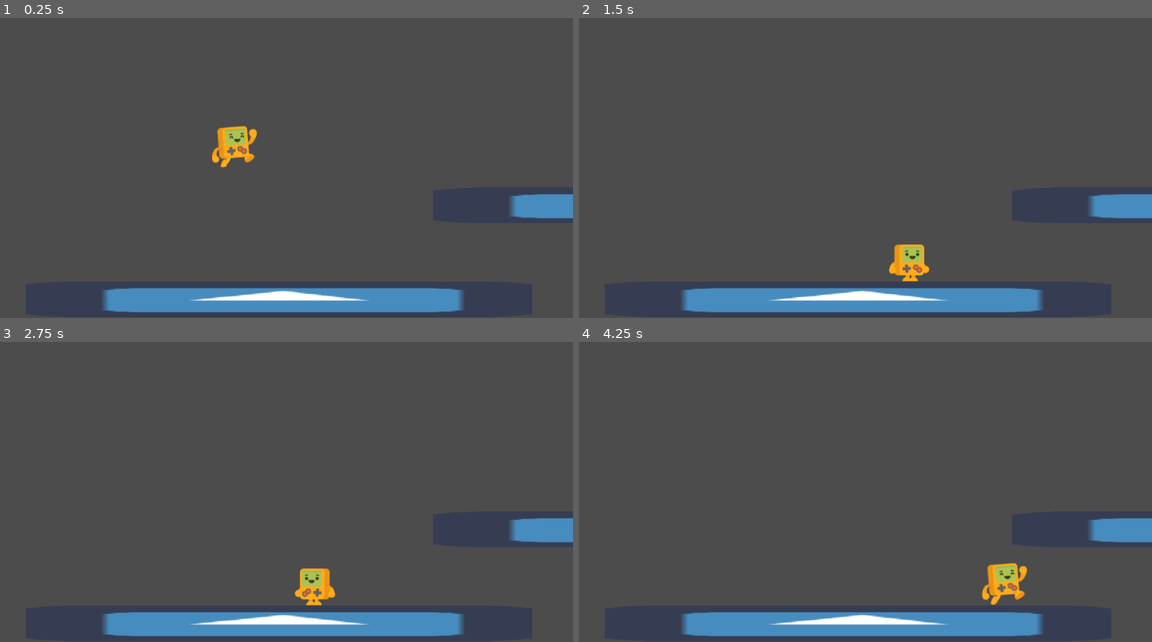
Above: before the commit, frames 1-4 (two rows, left to right).
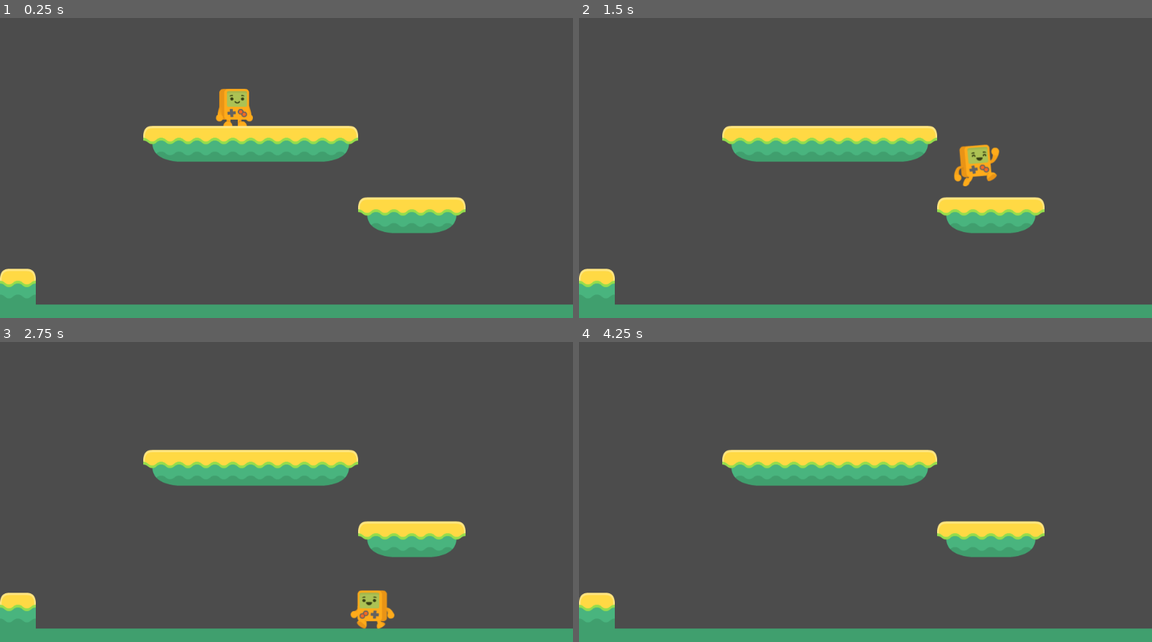
Above: after the commit, the same moments.

Repository: jor-el-swe/PlatformerTutorial
Game: Godot game, scene res://Level1.tscn
Same seed, same stepped clock (60 frames per second), same inputs: the game is played once before the commit and once after it. The project has no main scene, so this scene is started directly. The engine's default icon, where the game draws it, is replaced by a stand-in: a white triangle on a blue panel in a dark square.
Inputs:
- Up to frame 1 (0.25 s): no input
- Up to frame 2 (1.5 s): hold Right (right) from 0.53 s (still down); tap Space (jump) at 0.77 s
- Up to frame 3 (2.75 s): tap Space (jump) at 1.52 s; release Right (right) at 2.03 s; hold Left (left) from 2.03 s (still down)
- Up to frame 4 (4.25 s): release Left (left) at 2.78 s; hold Right (right) from 2.78 s (still down); tap Space (jump) at 3.02, 3.77 s

The runs differ from the first frame. In frame 1, 16% of the frame differs, in the area x 0-100%, y 23-100%; in frame 2, 17%, in the area x 0-100%, y 35-100%; in frame 3, 17%; in frame 4, 16%.

Commit message:
adds tilemap and tiles

Diff:
--- a/Attila.gd
+++ b/Attila.gd
@@ -2,7 +2,7 @@
 
 var velocity = Vector2(0,0)
 
-const SPEED = 180
+const SPEED = 300
 const JUMP_SPEED = -700
 const GRAVITY = 30
 const REDUCED_GRAVITY = -10
--- a/Level1.tscn
+++ b/Level1.tscn
@@ -1,40 +1,14 @@
-[gd_scene load_steps=4 format=2]
+[gd_scene load_steps=3 format=2]
 
-[ext_resource path="res://icon.png" type="Texture" id=1]
+[ext_resource path="res://world_tileset.tres" type="TileSet" id=1]
 [ext_resource path="res://Attila.tscn" type="PackedScene" id=2]
-
-[sub_resource type="RectangleShape2D" id=1]
-extents = Vector2( 230.367, 31.9624 )
 
 [node name="Level1" type="Node2D"]
 
-[node name="floor1" type="StaticBody2D" parent="."]
-position = Vector2( 498.903, 566.612 )
-scale = Vector2( 1.96, 1 )
-__meta__ = {
-"_edit_group_": true
-}
-
-[node name="Sprite" type="Sprite" parent="floor1"]
-scale = Vector2( 7.21535, 1 )
-texture = ExtResource( 1 )
-
-[node name="CollisionShape2D" type="CollisionShape2D" parent="floor1"]
-shape = SubResource( 1 )
-
-[node name="floor2" type="StaticBody2D" parent="."]
-position = Vector2( 1226.39, 398.422 )
-scale = Vector2( 1.96, 1 )
-__meta__ = {
-"_edit_group_": true
-}
-
-[node name="Sprite" type="Sprite" parent="floor2"]
-scale = Vector2( 7.21535, 1 )
-texture = ExtResource( 1 )
-
-[node name="CollisionShape2D" type="CollisionShape2D" parent="floor2"]
-shape = SubResource( 1 )
+[node name="TileMap" type="TileMap" parent="."]
+tile_set = ExtResource( 1 )
+format = 1
+tile_data = PoolIntArray( 262148, 5, 0, 262149, 2, 0, 262150, 2, 0, 262151, 2, 0, 262152, 2, 0, 262153, 6, 0, 393226, 5, 0, 393227, 2, 0, 393228, 6, 0, 524288, 4, 0, 589824, 0, 0, 589825, 0, 0, 589826, 0, 0, 589827, 0, 0, 589828, 0, 0, 589829, 0, 0, 589830, 0, 0, 589831, 0, 0, 589832, 0, 0, 589833, 0, 0, 589834, 0, 0, 589835, 0, 0, 589836, 0, 0, 589837, 0, 0, 589838, 0, 0, 589839, 0, 0 )
 
 [node name="Attila" parent="." instance=ExtResource( 2 )]
 position = Vector2( 418.977, 113.254 )
--- /dev/null
+++ b/world_tileset.tres
@@ -0,0 +1,179 @@
+[gd_resource type="TileSet" load_steps=15 format=2]
+
+[ext_resource path="res://Assets/WorldTiles/tileYellow_04.png" type="Texture" id=1]
+[ext_resource path="res://Assets/WorldTiles/tileYellow_05.png" type="Texture" id=2]
+[ext_resource path="res://Assets/WorldTiles/tileYellow_08.png" type="Texture" id=3]
+[ext_resource path="res://Assets/WorldTiles/tileYellow_06.png" type="Texture" id=4]
+[ext_resource path="res://Assets/WorldTiles/tileYellow_07.png" type="Texture" id=5]
+[ext_resource path="res://Assets/WorldTiles/tileYellow_16.png" type="Texture" id=6]
+[ext_resource path="res://Assets/WorldTiles/tileYellow_17.png" type="Texture" id=7]
+
+[sub_resource type="ConvexPolygonShape2D" id=1]
+points = PoolVector2Array( 64, 64, 0, 64, 0, 0, 64, 0 )
+
+[sub_resource type="ConvexPolygonShape2D" id=2]
+points = PoolVector2Array( 64, 64, 0, 64, 0, 0, 64, 0 )
+
+[sub_resource type="ConvexPolygonShape2D" id=3]
+points = PoolVector2Array( 64, 0, 0, 0, 0, 64, 64, 64 )
+
+[sub_resource type="ConvexPolygonShape2D" id=4]
+points = PoolVector2Array( 64, 64, 0, 64, 0, 0, 64, 0 )
+
+[sub_resource type="ConvexPolygonShape2D" id=5]
+points = PoolVector2Array( 64, 64, 0, 64, 0, 0, 64, 0 )
+
+[sub_resource type="ConvexPolygonShape2D" id=6]
+points = PoolVector2Array( 0, 0, 0, 0, 0, 0, 64, 0, 64, 64, 48, 64, 0, 32 )
+
+[sub_resource type="ConvexPolygonShape2D" id=7]
+points = PoolVector2Array( 0, 0, 0, 0, 64, 0, 64, 32, 48, 32, 16, 64, 0, 64 )
+
+[resource]
+0/name = "tileYellow_04.png 0"
+0/texture = ExtResource( 1 )
+0/tex_offset = Vector2( 0, 0 )
+0/modulate = Color( 1, 1, 1, 1 )
+0/region = Rect2( 0, 0, 64, 64 )
+0/tile_mode = 0
+0/occluder_offset = Vector2( 0, 0 )
+0/navigation_offset = Vector2( 0, 0 )
+0/shape_offset = Vector2( 0, 0 )
+0/shape_transform = Transform2D( 1, 0, 0, 1, 0, 0 )
+0/shape = SubResource( 1 )
+0/shape_one_way = false
+0/shape_one_way_margin = 1.0
+0/shapes = [ {
+"autotile_coord": Vector2( 0, 0 ),
+"one_way": false,
+"one_way_margin": 1.0,
+"shape": SubResource( 1 ),
+"shape_transform": Transform2D( 1, 0, 0, 1, 0, 0 )
+} ]
+0/z_index = 0
+1/name = "tileYellow_05.png 1"
+1/texture = ExtResource( 2 )
+1/tex_offset = Vector2( 0, 0 )
+1/modulate = Color( 1, 1, 1, 1 )
+1/region = Rect2( 0, 0, 64, 64 )
+1/tile_mode = 0
+1/occluder_offset = Vector2( 0, 0 )
+1/navigation_offset = Vector2( 0, 0 )
+1/shape_offset = Vector2( 0, 0 )
+1/shape_transform = Transform2D( 1, 0, 0, 1, 0, 0 )
+1/shape = SubResource( 2 )
+1/shape_one_way = false
+1/shape_one_way_margin = 1.0
+1/shapes = [ {
+"autotile_coord": Vector2( 0, 0 ),
+"one_way": false,
+"one_way_margin": 1.0,
+"shape": SubResource( 2 ),
+"shape_transform": Transform2D( 1, 0, 0, 1, 0, 0 )
+} ]
+1/z_index = 0
+2/name = "tileYellow_06.png 2"
+2/texture = ExtResource( 4 )
+2/tex_offset = Vector2( 0, 0 )
+2/modulate = Color( 1, 1, 1, 1 )
+2/region = Rect2( 0, 0, 64, 64 )
+2/tile_mode = 0
+2/occluder_offset = Vector2( 0, 0 )
+2/navigation_offset = Vector2( 0, 0 )
+2/shape_offset = Vector2( 0, 0 )
+2/shape_transform = Transform2D( 1, 0, 0, 1, 0, 0 )
+2/shape = SubResource( 3 )
+2/shape_one_way = false
+2/shape_one_way_margin = 1.0
+2/shapes = [ {
+"autotile_coord": Vector2( 0, 0 ),
+"one_way": false,
+"one_way_margin": 1.0,
+"shape": SubResource( 3 ),
+"shape_transform": Transform2D( 1, 0, 0, 1, 0, 0 )
+} ]
+2/z_index = 0
+3/name = "tileYellow_07.png 3"
+3/texture = ExtResource( 5 )
+3/tex_offset = Vector2( 0, 0 )
+3/modulate = Color( 1, 1, 1, 1 )
+3/region = Rect2( 0, 0, 64, 64 )
+3/tile_mode = 0
+3/occluder_offset = Vector2( 0, 0 )
+3/navigation_offset = Vector2( 0, 0 )
+3/shape_offset = Vector2( 0, 0 )
+3/shape_transform = Transform2D( 1, 0, 0, 1, 0, 0 )
+3/shape = SubResource( 4 )
+3/shape_one_way = false
+3/shape_one_way_margin = 1.0
+3/shapes = [ {
+"autotile_coord": Vector2( 0, 0 ),
+"one_way": false,
+"one_way_margin": 1.0,
+"shape": SubResource( 4 ),
+"shape_transform": Transform2D( 1, 0, 0, 1, 0, 0 )
+} ]
+3/z_index = 0
+4/name = "tileYellow_08.png 4"
+4/texture = ExtResource( 3 )
+4/tex_offset = Vector2( 0, 0 )
+4/modulate = Color( 1, 1, 1, 1 )
+4/region = Rect2( 0, 0, 64, 64 )
+4/tile_mode = 0
+4/occluder_offset = Vector2( 0, 0 )
+4/navigation_offset = Vector2( 0, 0 )
+4/shape_offset = Vector2( 0, 0 )
+4/shape_transform = Transform2D( 1, 0, 0, 1, 0, 0 )
+4/shape = SubResource( 5 )
+4/shape_one_way = false
+4/shape_one_way_margin = 1.0
+4/shapes = [ {
+"autotile_coord": Vector2( 0, 0 ),
+"one_way": false,
+"one_way_margin": 1.0,
+"shape": SubResource( 5 ),
+"shape_transform": Transform2D( 1, 0, 0, 1, 0, 0 )
+} ]
+4/z_index = 0
+5/name = "tileYellow_16.png 5"
+5/texture = ExtResource( 6 )
+5/tex_offset = Vector2( 0, 0 )
+5/modulate = Color( 1, 1, 1, 1 )
+5/region = Rect2( 0, 0, 64, 64 )
+5/tile_mode = 0
+5/occluder_offset = Vector2( 0, 0 )
+5/navigation_offset = Vector2( 0, 0 )
+5/shape_offset = Vector2( 0, 0 )
+5/shape_transform = Transform2D( 1, 0, 0, 1, 0, 0 )
+5/shape = SubResource( 6 )
+5/shape_one_way = false
+5/shape_one_way_margin = 1.0
+5/shapes = [ {
+"autotile_coord": Vector2( 0, 0 ),
+"one_way": false,
+"one_way_margin": 1.0,
+"shape": SubResource( 6 ),
+"shape_transform": Transform2D( 1, 0, 0, 1, 0, 0 )
+} ]
+5/z_index = 0
+6/name = "tileYellow_17.png 6"
+6/texture = ExtResource( 7 )
+6/tex_offset = Vector2( 0, 0 )
+6/modulate = Color( 1, 1, 1, 1 )
+6/region = Rect2( 0, 0, 64, 64 )
+6/tile_mode = 0
+6/occluder_offset = Vector2( 0, 0 )
+6/navigation_offset = Vector2( 0, 0 )
+6/shape_offset = Vector2( 0, 0 )
+6/shape_transform = Transform2D( 1, 0, 0, 1, 0, 0 )
+6/shape = SubResource( 7 )
+6/shape_one_way = false
+6/shape_one_way_margin = 1.0
+6/shapes = [ {
+"autotile_coord": Vector2( 0, 0 ),
+"one_way": false,
+"one_way_margin": 1.0,
+"shape": SubResource( 7 ),
+"shape_transform": Transform2D( 1, 0, 0, 1, 0, 0 )
+} ]
+6/z_index = 0
Binary file added: Assets/WorldTiles/tileYellow_04.png
Not shown, added: Assets/WorldTiles/tileYellow_04.png.import
Binary file added: Assets/WorldTiles/tileYellow_05.png
Not shown, added: Assets/WorldTiles/tileYellow_05.png.import
Binary file added: Assets/WorldTiles/tileYellow_06.png
Not shown, added: Assets/WorldTiles/tileYellow_06.png.import
Binary file added: Assets/WorldTiles/tileYellow_07.png
Not shown, added: Assets/WorldTiles/tileYellow_07.png.import
Binary file added: Assets/WorldTiles/tileYellow_08.png
Not shown, added: Assets/WorldTiles/tileYellow_08.png.import
Binary file added: Assets/WorldTiles/tileYellow_10.png
Not shown, added: Assets/WorldTiles/tileYellow_10.png.import
(and 26 more such lines)
